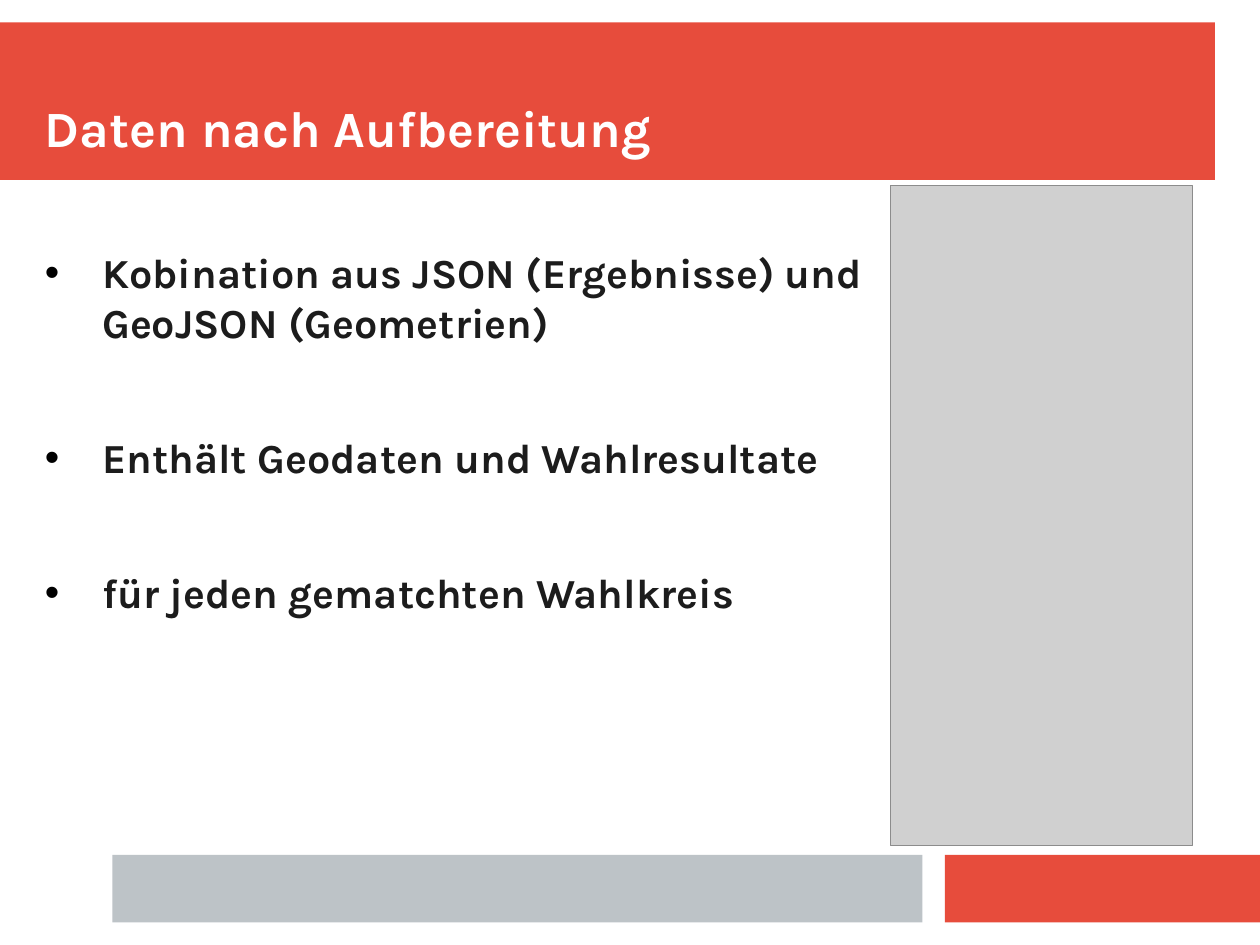
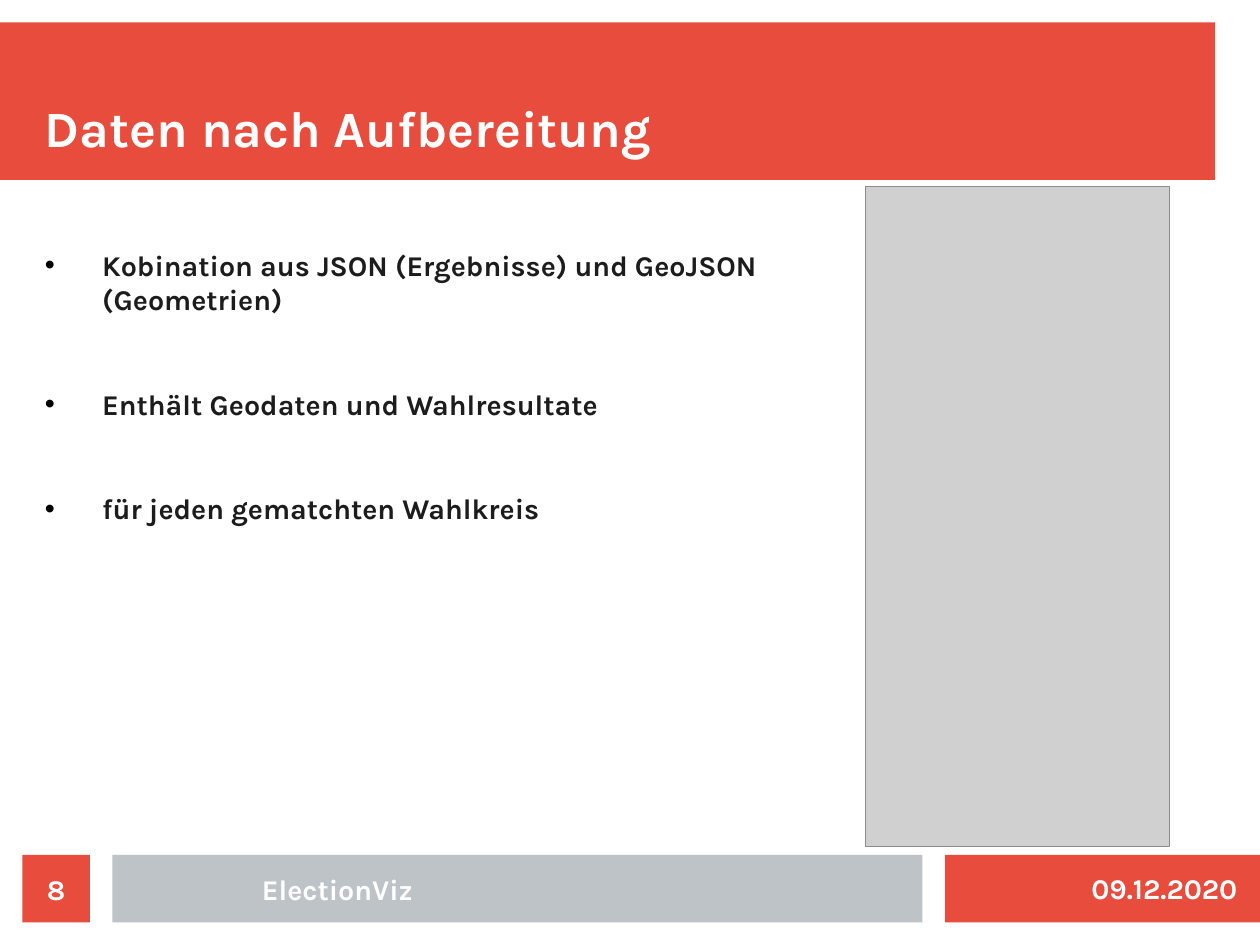
Before and after one commit to fziegner/election-visualization, a slide deck: slide 8 of slides_wcm_abschlusspraesentation.odp. Drawn at 1260x945 pixels with LibreOffice and Linux fonts; fonts in the diff are those of the drawing; grey boxes stand for pictures. Boxes give left, top, right and bottom in pixels: in the first picture for what was removed or moved away, otherwise in the second. Text is boxed around its words. In the diff, an @@ line names an element or a change of style, - is before the commit and + after.

```diff
--- a/slides_wcm_abschlusspraesentation.odp
+++ b/slides_wcm_abschlusspraesentation.odp
@@ picture: place and size @@
-picture at box(891, 186, 1193, 846)
+picture at box(866, 186, 1170, 846)
@@ text "Kobination aus JSON (Ergebnisse) und ..." at box(102, 254, 756, 526): size 26 to 18 pt @@
@@ page number added at box(23, 855, 90, 923), fill #E74C3C, 18 pt, text #FFFFFF, bold @@
+8
@@ text added at box(262, 880, 413, 900), 18 pt, text #FFFFFF, bold @@
+ElectionViz
@@ text added at box(1091, 880, 1237, 900), 18 pt, text #FFFFFF, bold @@
+09.12.2020
```
Also in this commit, not shown: 8 other slides changed.
